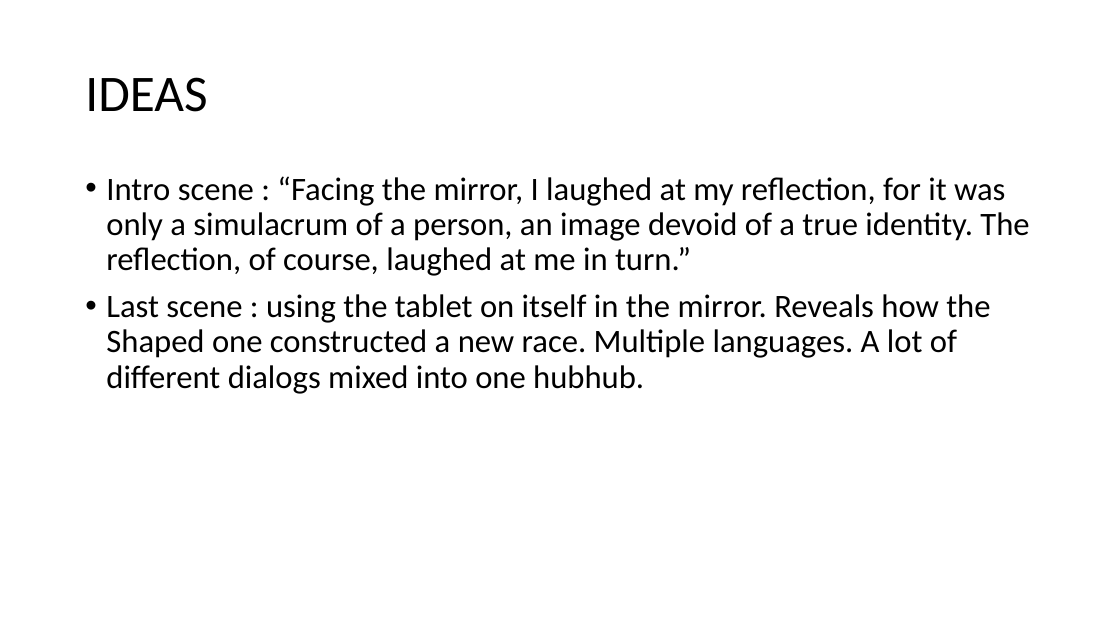
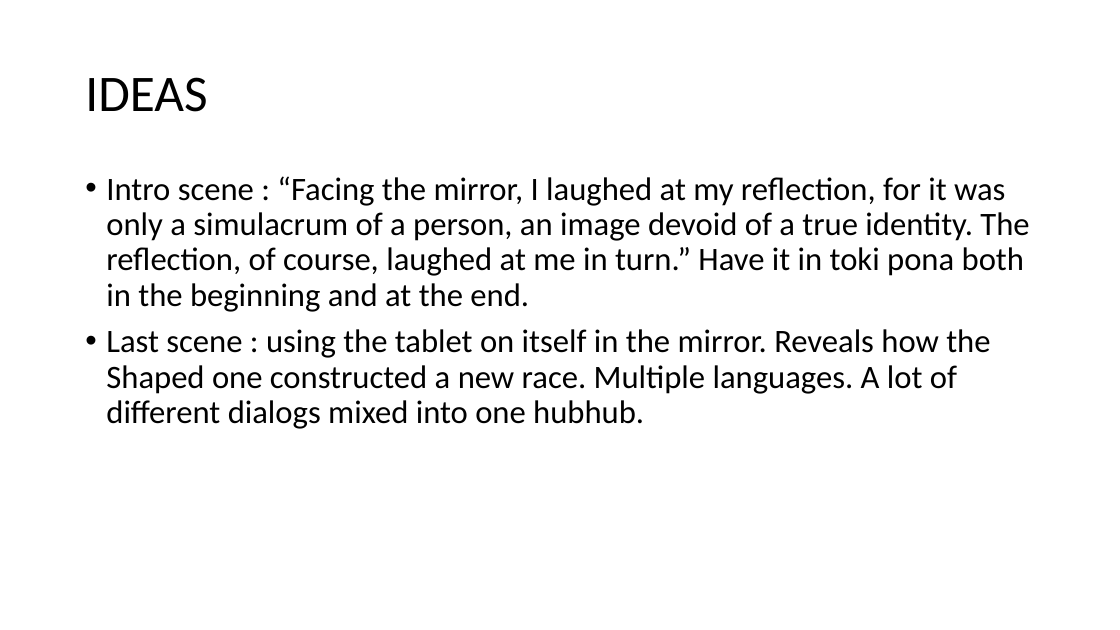
Before and after one commit to Tchetchouille/ijo-musi, a slide deck: slide 3 of Design Documents/Narration/Narrative Map.pptx (slide 2 before the commit). Drawn at 1120x630 pixels with LibreOffice and Linux fonts; fonts in the diff are those of the drawing. Boxes give left, top, right and bottom in pixels: in the first picture for what was removed or moved away, otherwise in the second. Text is boxed around its words. In the diff, an @@ line names an element or a change of style, - is before the commit and + after.

```diff
--- a/Design Documents/Narration/Narrative Map.pptx
+++ b/Design Documents/Narration/Narrative Map.pptx
@@ text at bbox=[106, 176, 1029, 312]: text changed @@
-• Intro scene : “Facing the mirror, I laughed at my reflection, for it was only a simulacrum of a person, an image devoid of a true identity. The reflection, of course, laughed at me in turn.”
+• Intro scene : “Facing the mirror, I laughed at my reflection, for it was only a simulacrum of a person, an image devoid of a true identity. The reflection, of course, laughed at me in turn.” Have it in toki pona both in the beginning and at the end.
```
Also in this commit, not shown: 1 other slide changed, 1 slide added, 2 other files.
